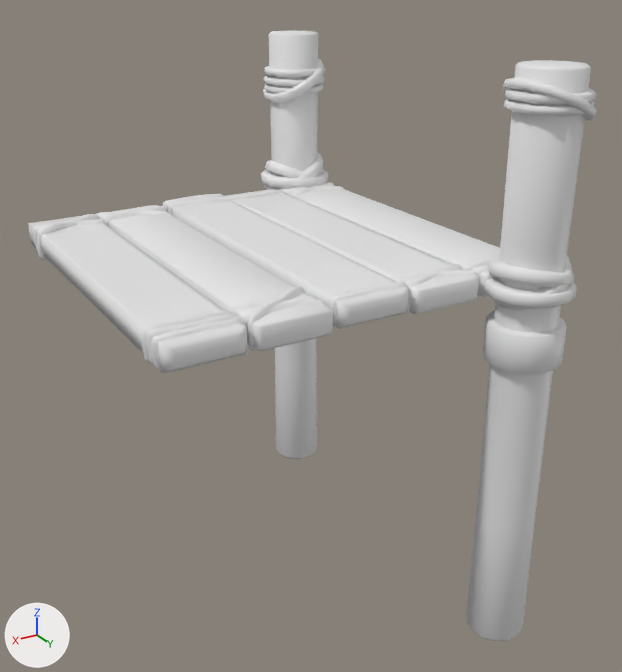
Before and after pictures for a commit that changed the FBX model Show Me/Assets/Stylized_Labs/Stylized_Fantasy/Props_Sample/Meshes/SM_Platform_1.FBX.
Rendered twice from a camera (50 mm lens) standing at (3.04, 3.84, 1.38) and looking at (0.79, 0.1, -0.49). Arrows for +X, +Y and +Z are at lower left; the lights stay in place. Materials are left out; every surface is plain grey. Objects named as collision shapes, trigger or cutter boxes, shadow casters or lower levels of detail are left out. Where no turn or scale is listed for an object, it has been applied to the vertices.

The first picture shows 'SM_Platform_1_LOD0'.
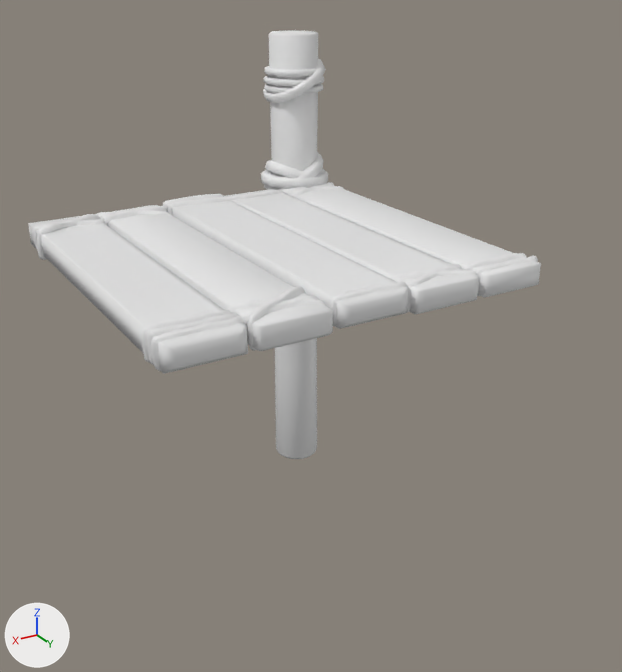
Diff of the bpy script that builds the scene:
```diff
--- a/Show Me/Assets/Stylized_Labs/Stylized_Fantasy/Props_Sample/Meshes/SM_Platform_1.FBX.py
+++ b/Show Me/Assets/Stylized_Labs/Stylized_Fantasy/Props_Sample/Meshes/SM_Platform_1.FBX.py
@@ me_sm_platform_1 @@
 # used by ob_sm_platform_1_lod0; location = (0.0, 0.0, 0.0)
-me_sm_platform_1.from_pydata(...)  # 5088 vertices, 8900 faces; spans x -0.02..2.01, y -1.32..1.31, z -2.0..1.0
+me_sm_platform_1.from_pydata(...)  # 4384 vertices, 7668 faces; spans x -0.02..2.01, y -1.32..1.0, z -2.0..1.0
+# me_sm_platform_1 part 1: 7 loose pieces with 620 vertices, spanning x -0.01..0.41, y 0.89..1.31, z -2.0..1.0, are deleted
+# me_sm_platform_1 part 2
+# 84 vertices are removed from x 0.01..0.4, y 0.91..1.29, z 0.0..0.14
+# 149 faces are deleted
+# 2 vertices move within x 0.16, y 0.91, z 0.07
+# 9 new faces join them
```

Boxes (x1, y1, x2, y2) around the edits, measured in the pictures (622 x 672 px):
'SM_Platform_1_LOD0', reshaped (10% narrower, 30% shorter): before (28, 31, 597, 641); after (28, 31, 541, 459)
part 1 of me_sm_platform_1, deleted: before (466, 60, 597, 641)
part 2 of me_sm_platform_1, cut back: before (488, 258, 574, 287); after (501, 259, 517, 263)
